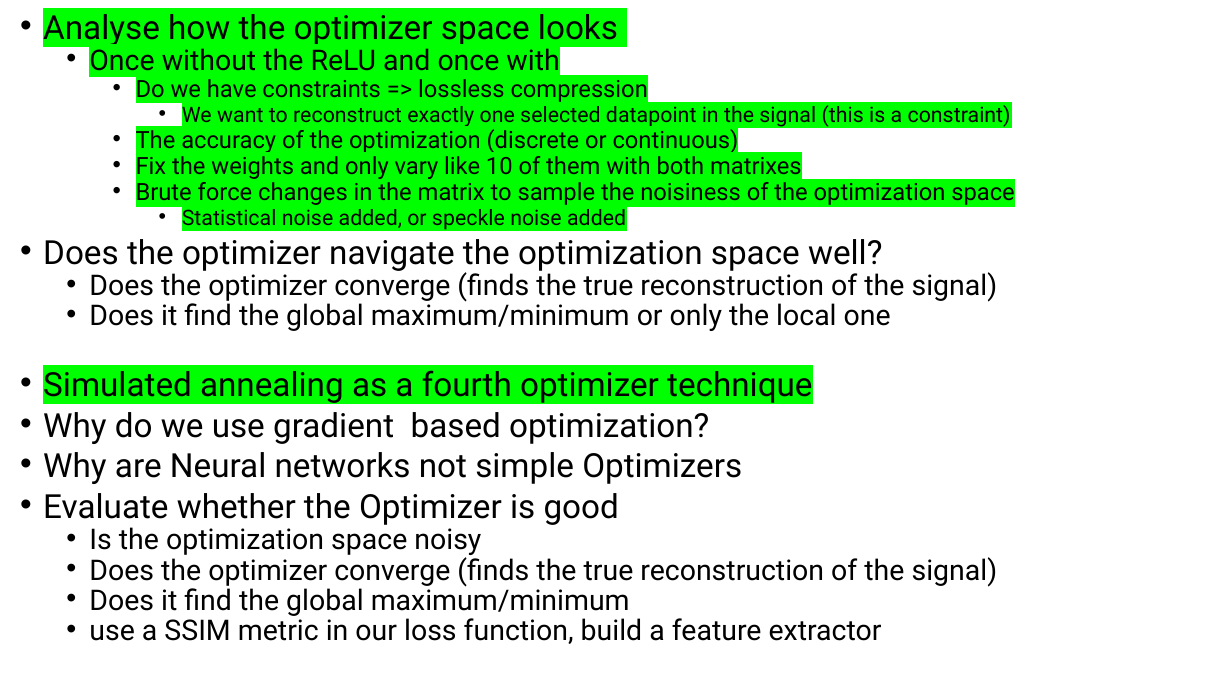
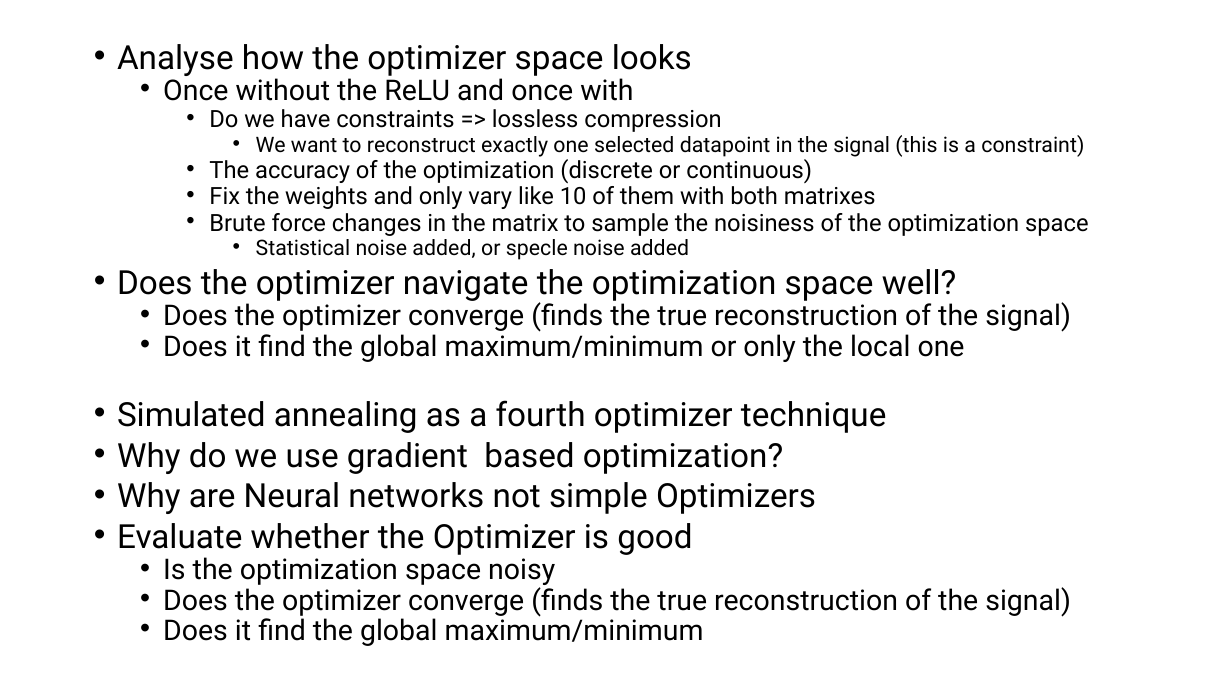
Before and after one commit to Kiwi-TheCat/optimization_neural, a slide deck: slide 4 of Task_ppt.pptx. Drawn at 1232x693 pixels with LibreOffice and Linux fonts; fonts in the diff are those of the drawing. Boxes give left, top, right and bottom in pixels: in the first picture for what was removed or moved away, otherwise in the second. Text is boxed around its words. In the diff, an @@ line names an element or a change of style, - is before the commit and + after.

```diff
--- a/Task_ppt.pptx
+++ b/Task_ppt.pptx
@@ text "Analyse how the optimizer space ...": place and size @@
-text "Analyse how the optimizer space ..." at (43, 14, 1014, 644)
+text "Analyse how the optimizer space ..." at (117, 44, 1088, 646)
@@ text at (117, 44, 1088, 433): highlight #00FF00 to none in "Analyse how the optimizer space looks", "Once without the ReLU and once with", "Do we have constraints => lossless compression", "We want to reconstruct exactly one selected ..." and 4 more places @@
@@ text at (256, 235, 689, 260): text changed @@
-      • Statistical noise added, or speckle noise added
+      • Statistical noise added, or specle noise added
@@ text at (89, 614, 882, 644): paragraph removed @@
-  • use a SSIM metric in our loss function, build a feature extractor
```
Also in this commit, not shown: 3 slides added, 1 other file.
